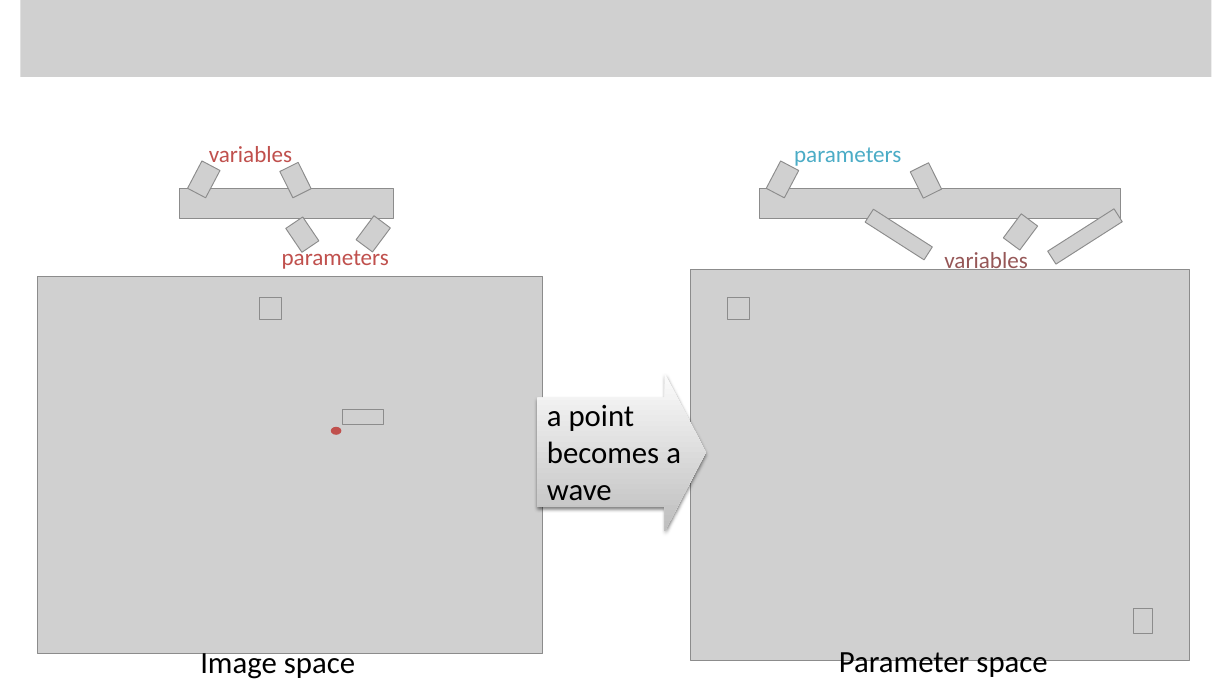
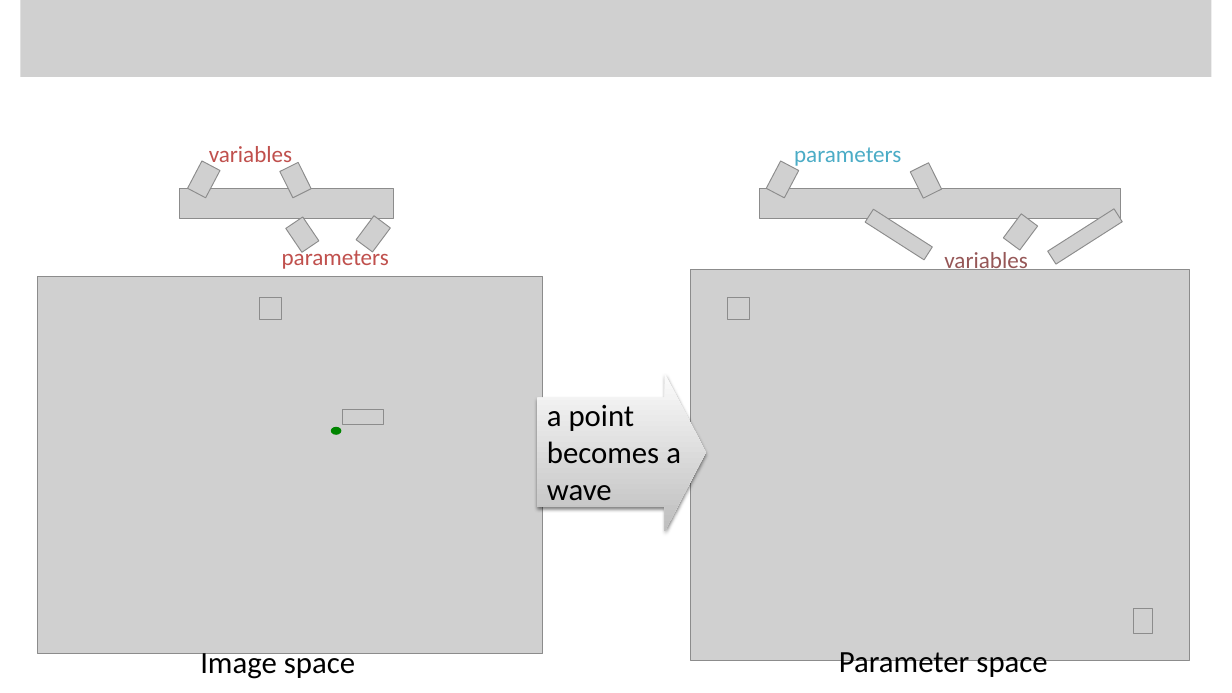
Before and after one commit to YoniChechik/AI_is_Math, a slide deck: slide 37 of c_04b_hough_transform/Hough_transform.pptx. Drawn at 1232x693 pixels with LibreOffice and Linux fonts; fonts in the diff are those of the drawing; grey boxes stand for pictures; background and template pictures are left out. Boxes give left, top, right and bottom in pixels: in the first picture for what was removed or moved away, otherwise in the second. Text is boxed around its words. In the diff, an @@ line names an element or a change of style, - is before the commit and + after.

```diff
--- a/c_04b_hough_transform/Hough_transform.pptx
+++ b/c_04b_hough_transform/Hough_transform.pptx
@@ ellipse at [331, 427, 342, 435]: fill #C0504D to #008500 @@
```
Also in this commit, not shown: 10 other slides changed, 20 other files.
